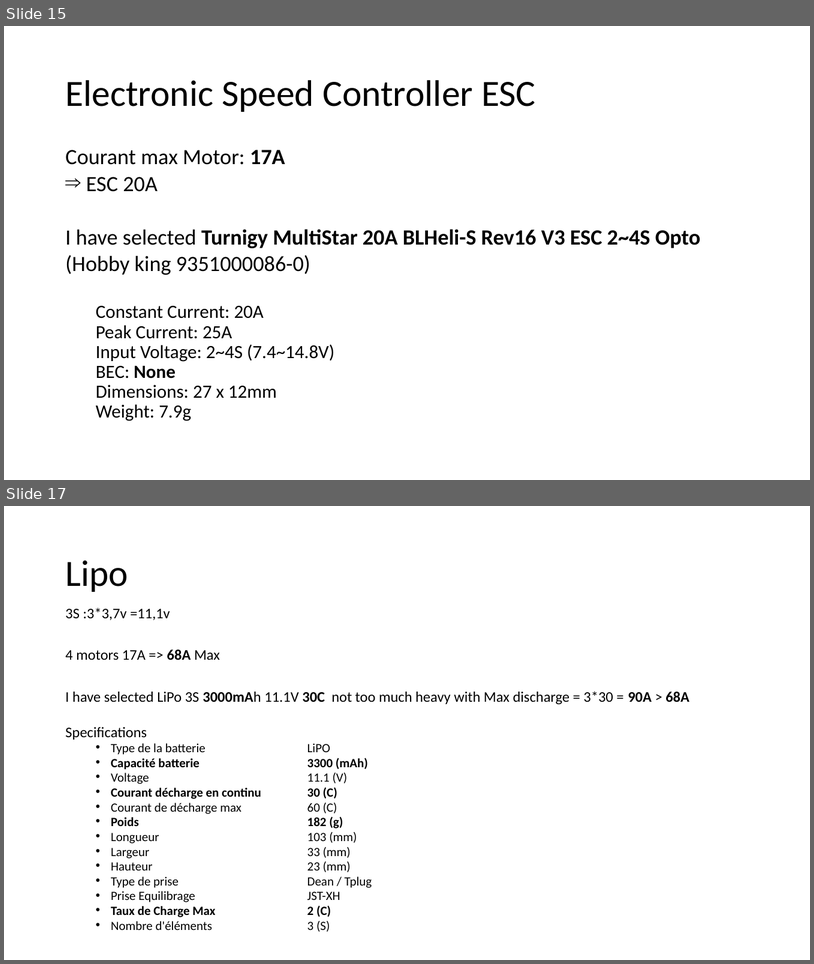
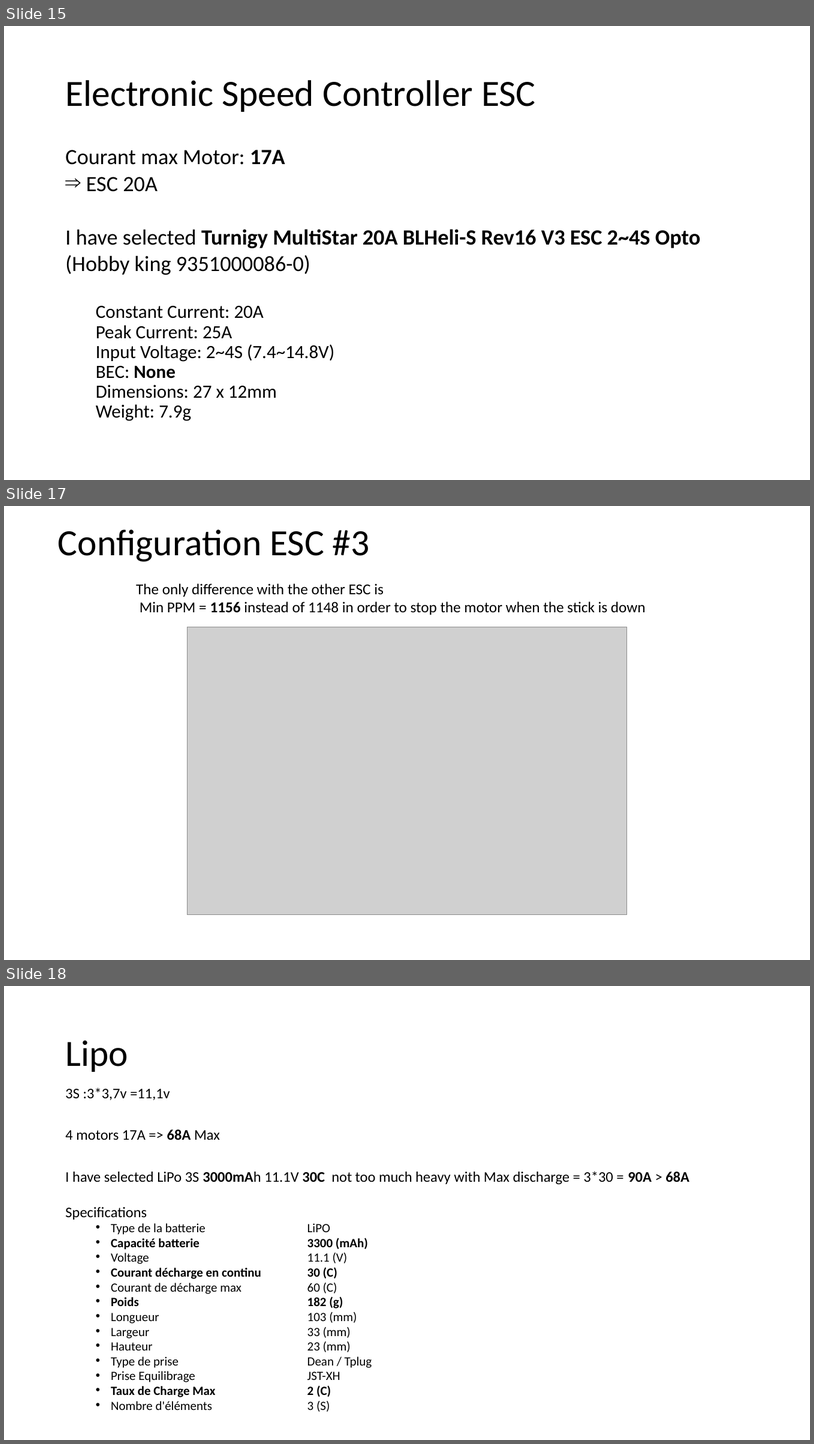
Before and after one commit to RobotEdh/RobotMicroControl, a slide deck: libraries/Diagramm Drone.pptx. Shown one above the other, each under a label of ours: slides 15 and 17 before the commit, slides 15, 17 and 18 after it; the slides between them are not shown. The pictures are 814x964 and 814x1444 pixels, drawn with LibreOffice and Linux fonts; fonts in the diff are those of the drawing; grey boxes stand for pictures. Boxes give left, top, right and bottom in pixels: in the first picture for what was removed or moved away, otherwise in the second. Text is boxed around its words. In the diff, an @@ line names an element or a change of style, - is before the commit and + after.

```diff
--- a/libraries/Diagramm Drone.pptx
+++ b/libraries/Diagramm Drone.pptx
@@ slide 17 added at <box>4,506,810,960</box>, background #FFFFFF @@
@@ title added at <box>58,529,370,562</box>, 44 pt, text #000000 @@
+Configuration ESC #3
@@ text added at <box>136,583,646,615</box>, 18 pt, text #000000 @@
+The only difference with the other ESC is
+Min PPM = 1156 instead of 1148 in order to stop the motor when the stick is down
@@ picture added at <box>188,627,628,915</box> @@
@@ what was slide 17 is now slide 18 @@
```
Also in this commit, not shown: 1 slide changed, 1 other slide added, 1 slide removed.
